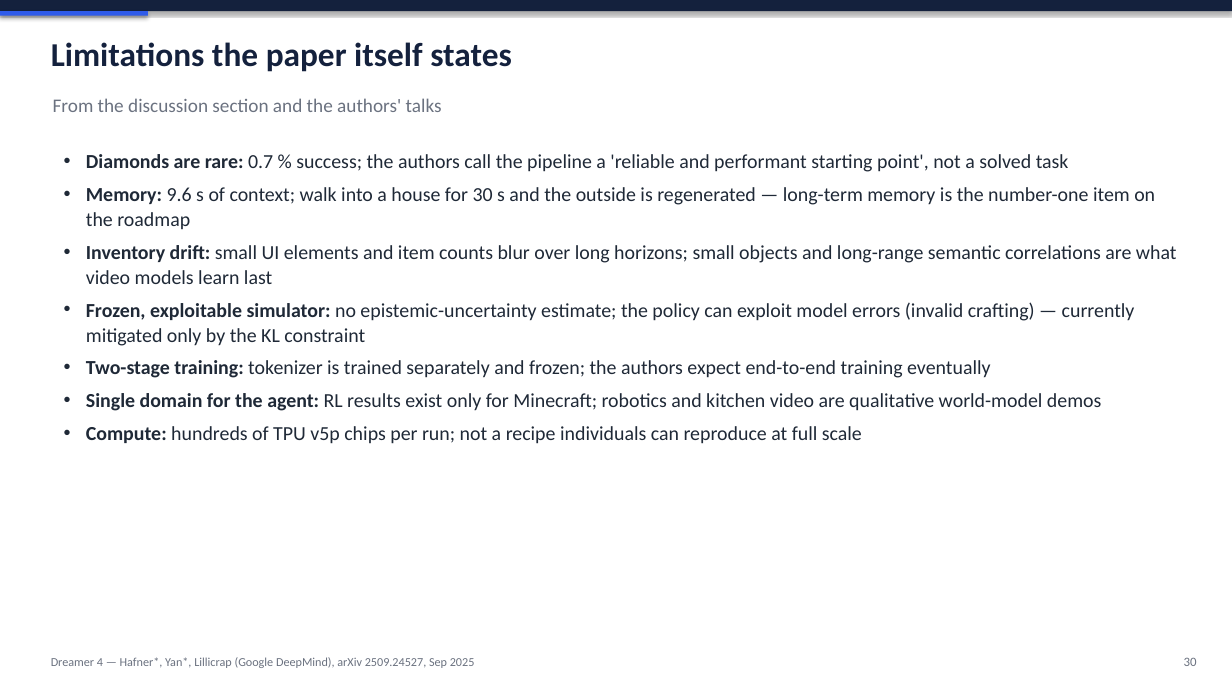
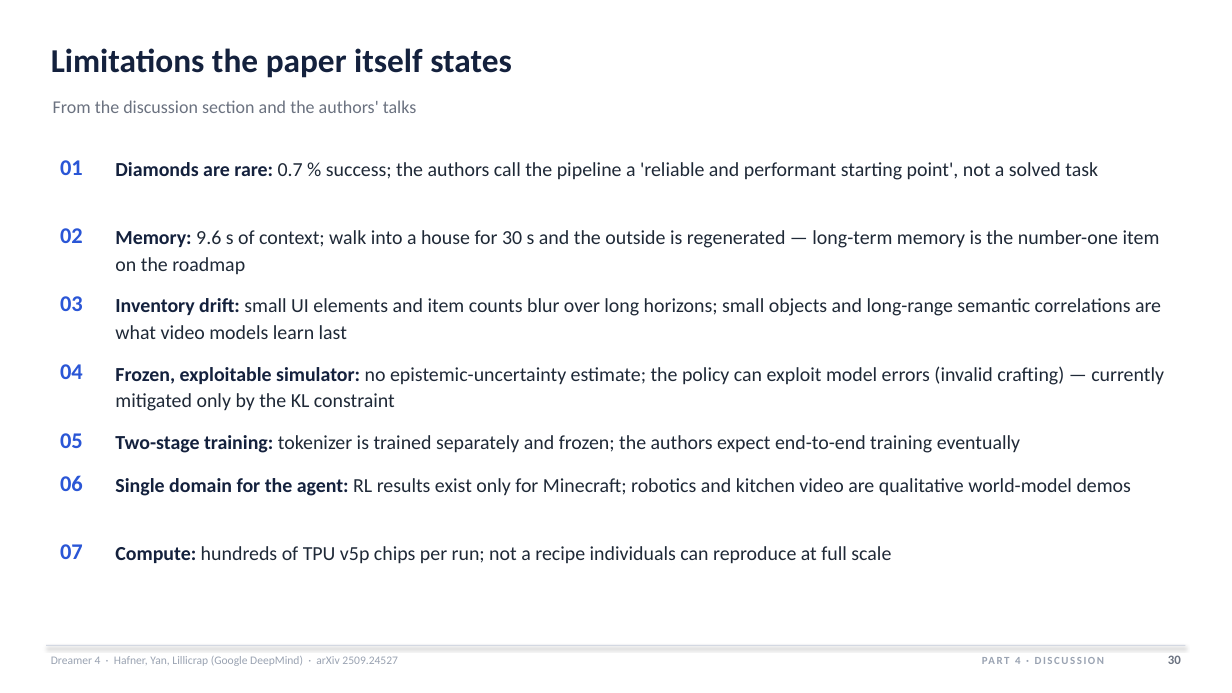
Before and after one commit to HarmannBitte/Dreamer-4, a slide deck: slide 30 of presentation/Dreamer4_Deep_Dive.pptx. Drawn at 1232x693 pixels with LibreOffice and Linux fonts; fonts in the diff are those of the drawing. Boxes give left, top, right and bottom in pixels: in the first picture for what was removed or moved away, otherwise in the second. Text is boxed around its words. In the diff, an @@ line names an element or a change of style, - is before the commit and + after.

```diff
--- a/presentation/Dreamer4_Deep_Dive.pptx
+++ b/presentation/Dreamer4_Deep_Dive.pptx
@@ rectangle removed at (x1=0, y1=0, x2=1232, y2=11) @@
@@ rectangle removed at (x1=0, y1=11, x2=148, y2=16) @@
@@ text "Limitations the paper itself states" moved from (x1=51, y1=42, x2=512, y2=72) to (x1=51, y1=48, x2=512, y2=78) @@
@@ text "From the discussion section and ..." at (x1=53, y1=100, x2=417, y2=113): size 15 to 14 pt @@
@@ text added at (x1=60, y1=160, x2=83, y2=175), 17.5 pt, text #2A56D6, bold @@
+01
@@ text removed at (x1=86, y1=154, x2=1177, y2=444) @@
-• Diamonds are rare: 0.7 % success; the authors call the pipeline a 'reliable and performant starting point', not a solved task
-• Memory: 9.6 s of context; walk into a house for 30 s and the outside is regenerated — long-term memory is the number-one item on the roadmap
-• Inventory drift: small UI elements and item counts blur over long horizons; small objects and long-range semantic correlations are what video models learn last
-• Frozen, exploitable simulator: no epistemic-uncertainty estimate; the policy can exploit model errors (invalid crafting) — currently mitigated only by the KL constraint
-• Two-stage training: tokenizer is trained separately and frozen; the authors expect end-to-end training eventually
-• Single domain for the agent: RL results exist only for Minecraft; robotics and kitchen video are qualitative world-model demos
-• Compute: hundreds of TPU v5p chips per run; not a recipe individuals can reproduce at full scale
@@ text added at (x1=115, y1=162, x2=1098, y2=180), 15.5 pt, text #1F2937 @@
+Diamonds are rare: 0.7 % success; the authors call the pipeline a 'reliable and performant starting point', not a solved task
@@ text added at (x1=60, y1=228, x2=83, y2=243), 17.5 pt, text #2A56D6, bold @@
+02
@@ text added at (x1=115, y1=230, x2=1160, y2=274), 15.5 pt, text #1F2937 @@
+Memory: 9.6 s of context; walk into a house for 30 s and the outside is regenerated — long-term memory is the number-one item on the roadmap
@@ text added at (x1=60, y1=296, x2=83, y2=311), 17.5 pt, text #2A56D6, bold @@
+03
@@ text added at (x1=115, y1=298, x2=1161, y2=339), 15.5 pt, text #1F2937 @@
+Inventory drift: small UI elements and item counts blur over long horizons; small objects and long-range semantic correlations are what video models learn last
@@ text added at (x1=60, y1=364, x2=83, y2=379), 17.5 pt, text #2A56D6, bold @@
+04
@@ text added at (x1=115, y1=366, x2=1164, y2=411), 15.5 pt, text #1F2937 @@
+Frozen, exploitable simulator: no epistemic-uncertainty estimate; the policy can exploit model errors (invalid crafting) — currently mitigated only by the KL constraint
@@ text added at (x1=60, y1=433, x2=83, y2=448), 17.5 pt, text #2A56D6, bold @@
+05
@@ text added at (x1=115, y1=435, x2=1020, y2=453), 15.5 pt, text #1F2937 @@
+Two-stage training: tokenizer is trained separately and frozen; the authors expect end-to-end training eventually
@@ text added at (x1=60, y1=475, x2=83, y2=491), 17.5 pt, text #2A56D6, bold @@
+06
@@ text added at (x1=115, y1=478, x2=1131, y2=496), 15.5 pt, text #1F2937 @@
+Single domain for the agent: RL results exist only for Minecraft; robotics and kitchen video are qualitative world-model demos
@@ text added at (x1=60, y1=544, x2=83, y2=559), 17.5 pt, text #2A56D6, bold @@
+07
@@ text added at (x1=115, y1=546, x2=891, y2=564), 15.5 pt, text #1F2937 @@
+Compute: hundreds of TPU v5p chips per run; not a recipe individuals can reproduce at full scale
@@ rectangle added at (x1=46, y1=645, x2=1186, y2=646), fill #D3D8E2 @@
@@ text at (x1=51, y1=656, x2=398, y2=666): text changed; size 9.5 to 9 pt; text colour #6B7280 to #9AA3B2 @@
-Dreamer 4 — Hafner*, Yan*, Lillicrap (Google DeepMind), arXiv 2509.24527, Sep 2025
+Dreamer 4 · Hafner, Yan, Lillicrap (Google DeepMind) · arXiv 2509.24527
@@ text added at (x1=1015, y1=657, x2=1021, y2=664), 8.5 pt, text #9AA3B2, bold @@
+PART 4 · DISCUSSION
@@ text "30" at (x1=1168, y1=655, x2=1181, y2=664): bold on @@
```
Also in this commit, not shown: 38 other slides changed, 6 other files.
